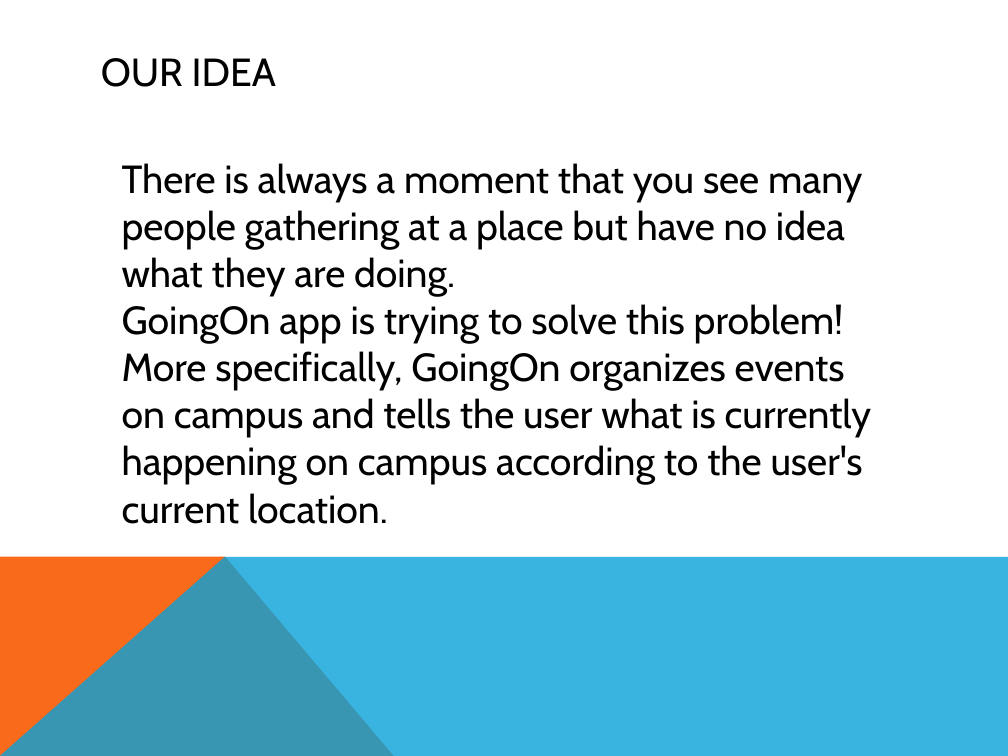
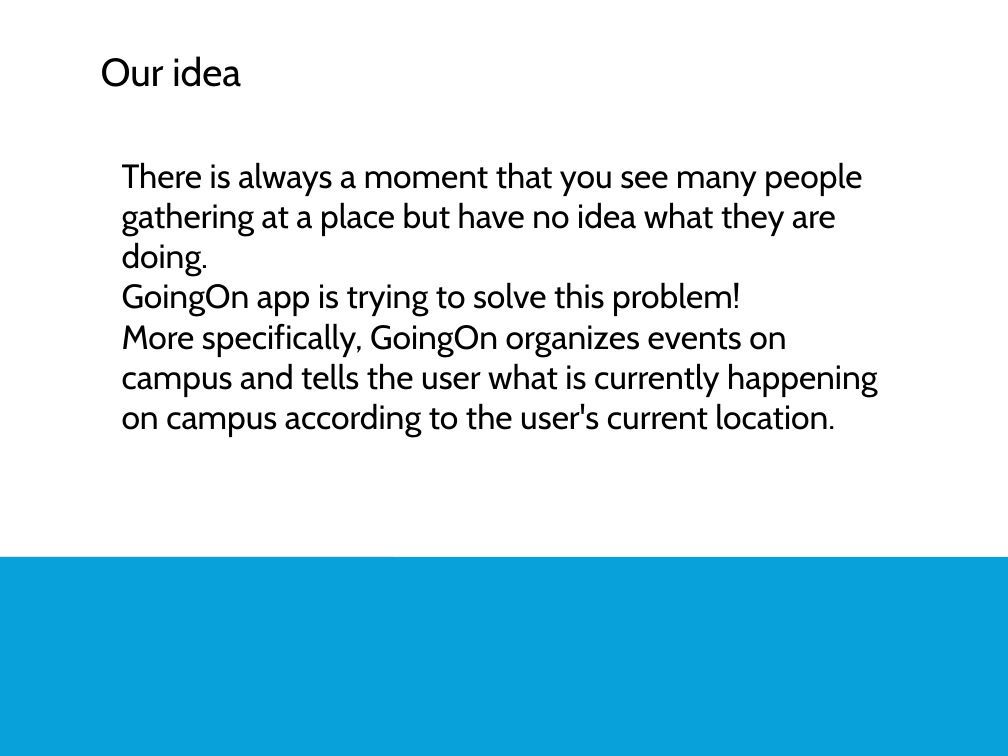
Before and after one commit to ShuyangLiu/GoingOn, a slide deck: slide 2 of PPT.pptx. Drawn at 1008x756 pixels with LibreOffice and Linux fonts; fonts in the diff are those of the drawing. Boxes give left, top, right and bottom in pixels: in the first picture for what was removed or moved away, otherwise in the second. Text is boxed around its words. In the diff, an @@ line names an element or a change of style, - is before the commit and + after.

```diff
--- a/PPT.pptx
+++ b/PPT.pptx
@@ text at bbox=[101, 56, 241, 87]: text changed @@
-OUR IDEA
+Our idea
@@ text "There is always a moment ..." at bbox=[122, 162, 877, 438]: size 28 to 24 pt @@
@@ freeform shape removed at bbox=[0, 556, 394, 756] @@
@@ freeform shape removed at bbox=[0, 556, 1008, 756] @@
@@ rectangle added at bbox=[0, 556, 394, 756], fill #F96A1B @@
@@ rectangle added at bbox=[0, 556, 1008, 756], fill #08A1D9 @@
```
Also in this commit, not shown: 11 other slides changed, 4 other files.
